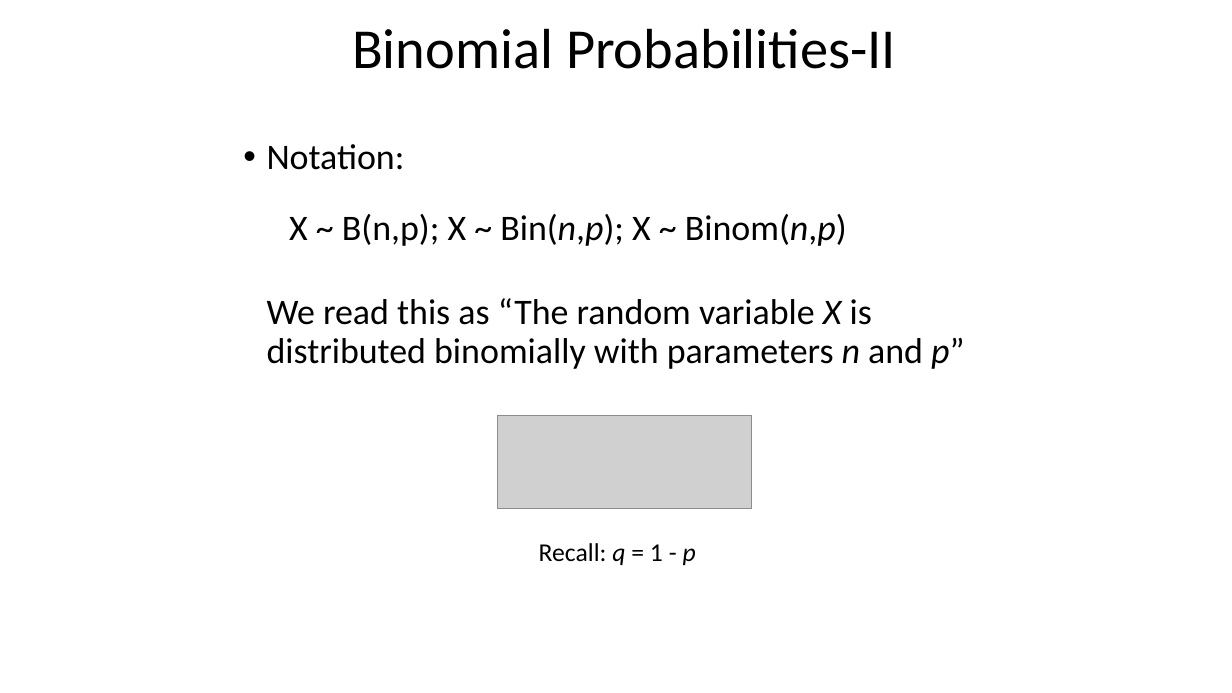
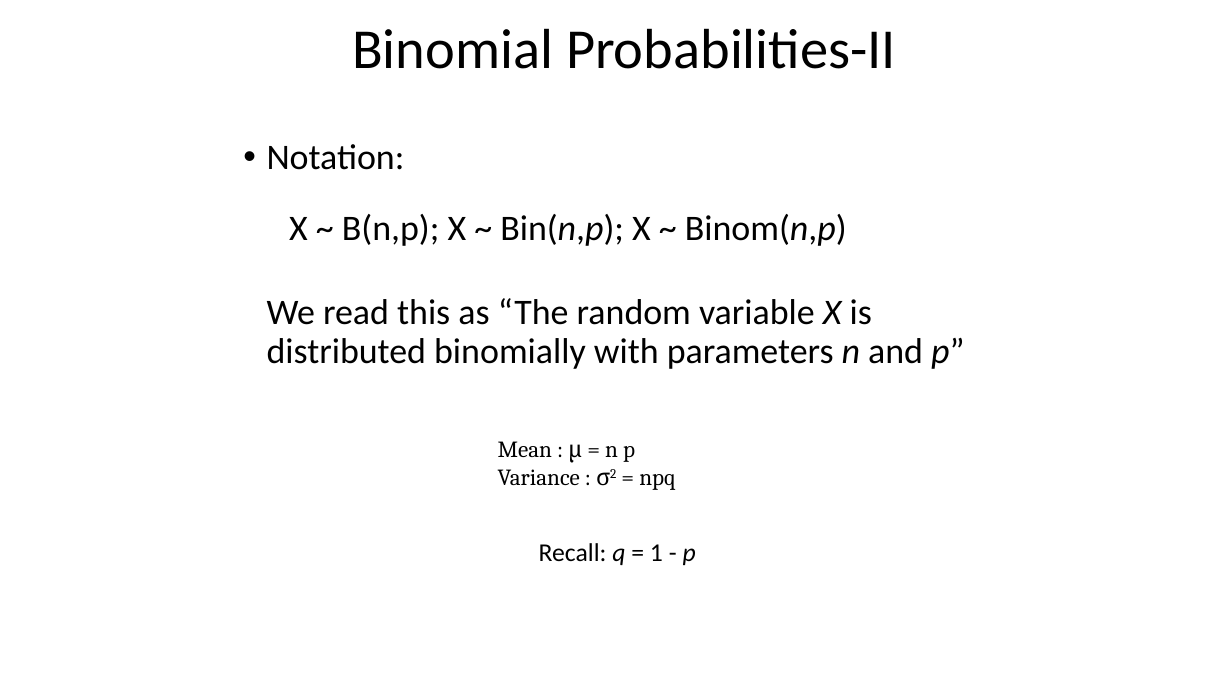
Before and after one commit to taaltree/FW536, a slide deck: slide 11 of Day1_Probability/FW536_Day1_Afternoon Distributions I_accessible.pptx. Drawn at 1232x693 pixels with LibreOffice and Linux fonts; fonts in the diff are those of the drawing; grey boxes stand for pictures. Boxes give left, top, right and bottom in pixels: in the first picture for what was removed or moved away, otherwise in the second. Text is boxed around its words. In the diff, an @@ line names an element or a change of style, - is before the commit and + after.

```diff
--- a/Day1_Probability/FW536_Day1_Afternoon Distributions I_accessible.pptx
+++ b/Day1_Probability/FW536_Day1_Afternoon Distributions I_accessible.pptx
@@ picture removed at bbox=[498, 416, 752, 508] @@
@@ text added at bbox=[498, 441, 675, 490], 18 pt, text #000000 @@
+Mean : μ = n p
+Variance : σ2 = npq
```
Also in this commit, not shown: 10 other slides changed.
